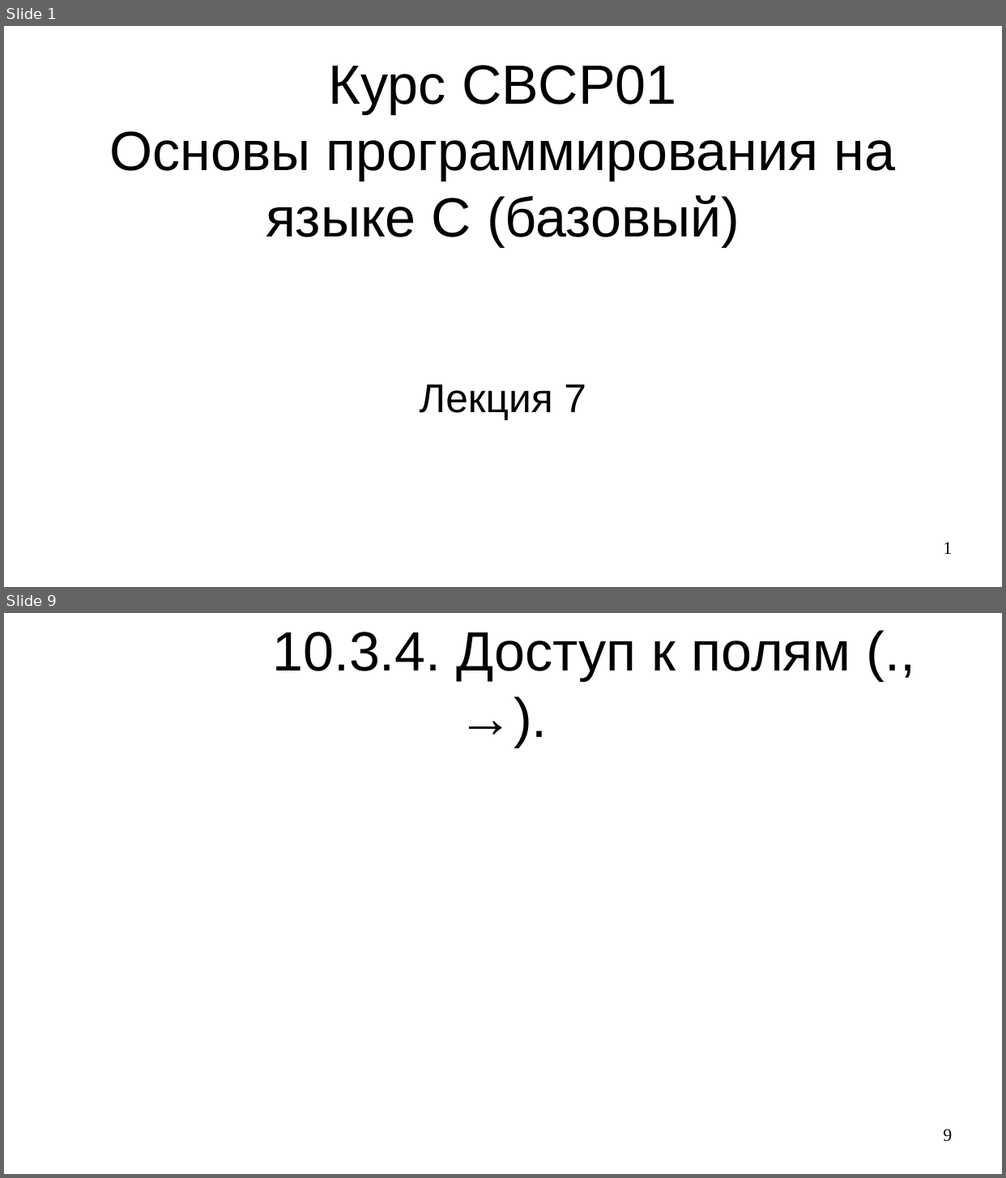
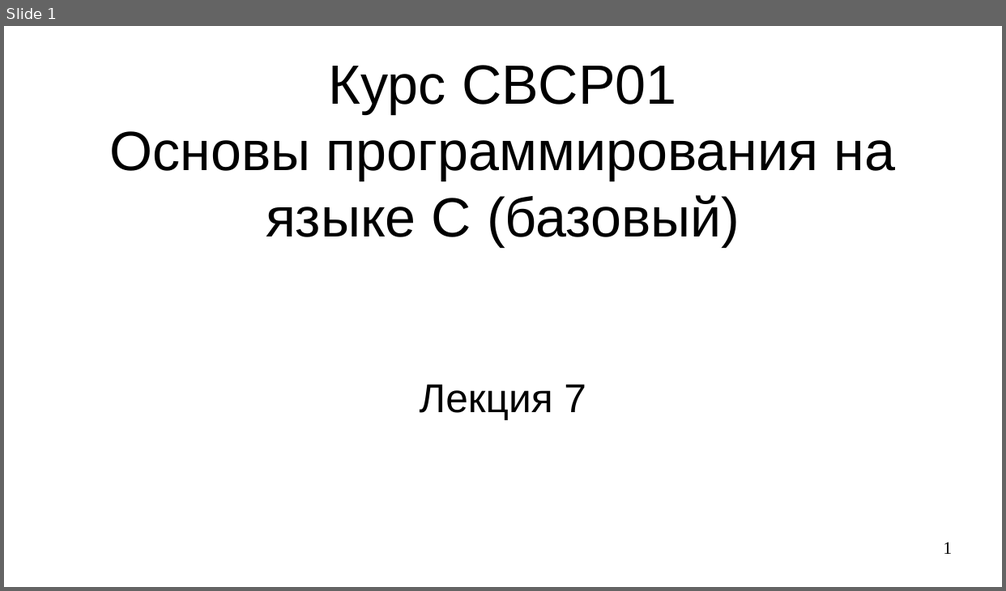
Before and after one commit to steelcraft/stud-lab, a slide deck: Лекции/CBCP01#L7.odp. Shown one above the other, each under a label of ours: slides 1 and 9 before the commit, slide 1 after it; the slides between them are not shown. The pictures are 1006x1178 and 1006x591 pixels, drawn with LibreOffice and Linux fonts; fonts in the diff are those of the drawing. Boxes give left, top, right and bottom in pixels: in the first picture for what was removed or moved away, otherwise in the second. Text is boxed around its words. In the diff, an @@ line names an element or a change of style, - is before the commit and + after.

```diff
--- a/Лекции/CBCP01#L7.odp
+++ b/Лекции/CBCP01#L7.odp
@@ slide 9 removed at [4,613,1002,1174], background #FFFFFF @@
@@ title removed at [272,632,851,681] @@
-10.3.4. Доступ к полям (., →).
@@ page number removed at [943,1129,952,1142] @@
-9
```
Also in this commit, not shown: 2 slides changed, 6 slides added, 8 other slides removed.
